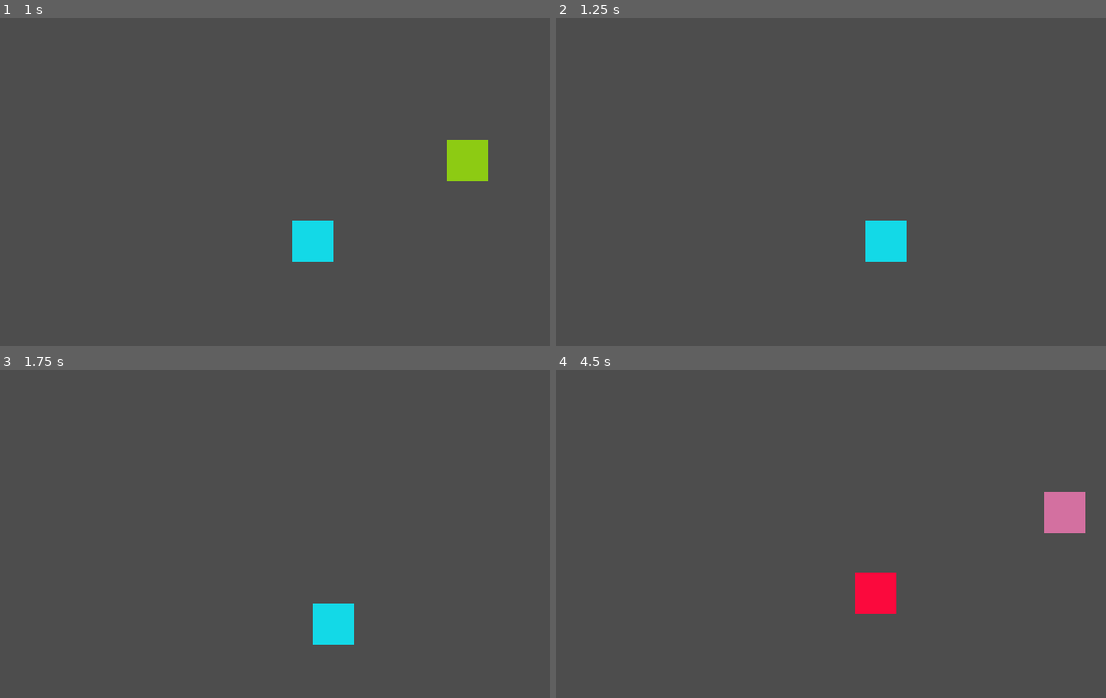
Above: before the commit, frames 1-4 (two rows, left to right).
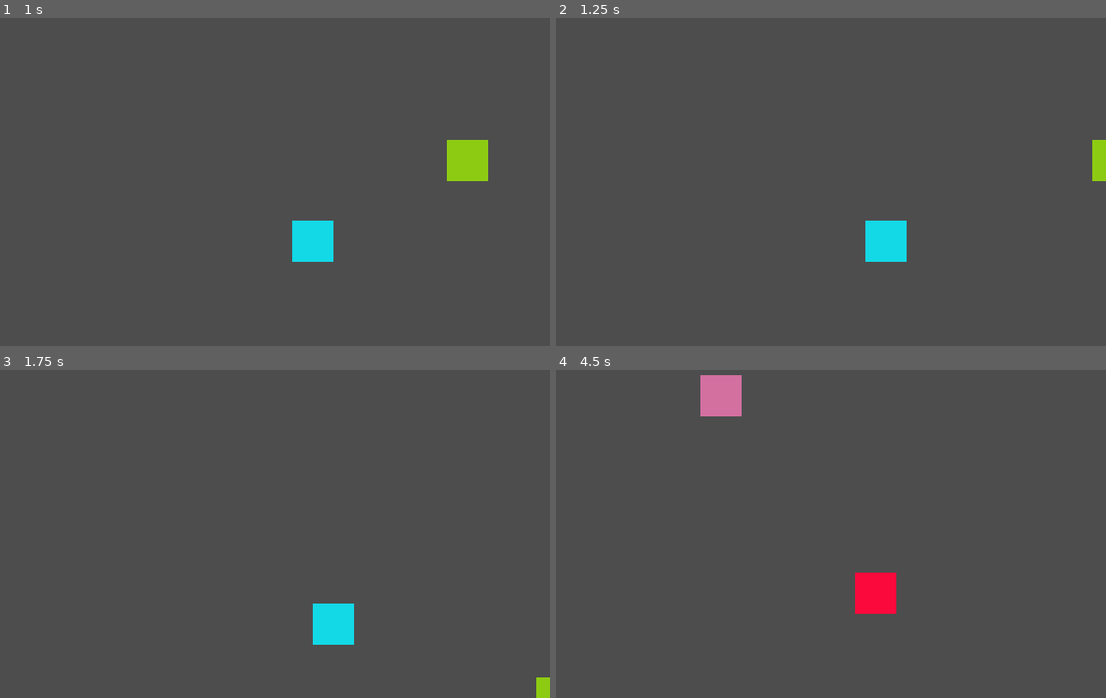
Above: after the commit, the same moments.

Repository: dkamary/godot-batman-001
Game: Godot game, scene res://sandbox/sandbox.tscn
Same seed, same stepped clock (60 frames per second), same inputs: the game is played once before the commit and once after it. The project has no main scene, so this scene is started directly.
Inputs:
- Up to frame 1 (1 s): tap Enter at 0.5 s; hold Right (ui_right) from 0.53 s (still down); tap J at 0.6 s; tap K (jump, bound only after the commit) at 0.77 s; tap L at 0.8 s
- Up to frame 2 (1.25 s): keep holding Right (ui_right); tap K (jump, bound only after the commit) at 1.07 s
- Up to frame 3 (1.75 s): release Right (ui_right) at 1.28 s; hold Down (ui_down) from 1.28 s (still down); tap L at 1.35 s; tap K (jump, bound only after the commit) at 1.52 s; tap Space at 1.55 s
- Up to frame 4 (4.5 s): tap K (jump, bound only after the commit) at 1.82, 3.02, 3.05, 3.32, 3.6, 3.77, 4.07 s; release Down (ui_down) at 2.03 s; hold Right (ui_right) 2.03-2.78 s; tap Space at 2.1 s; tap Enter at 2.3, 2.85 s; hold Up (ui_up) 2.78-3.53 s; hold Left (ui_left) from 3.53 s (still down); tap J at 3.8, 4.35 s

Frame 1 is identical in both runs. In frame 2, 0.3% of the frame differs, in the area x 97-100%, y 37-50%; in frame 3, 0.2%; in frame 4, 1.9%, in the area x 26-97%, y 1-50%.

Commit message:
feat: add core systems, player input config, global game state, and sandbox test scenes

Diff:
--- /dev/null
+++ b/autoload/game.gd
@@ -0,0 +1,72 @@
+extends Node
+## Etat global de la partie. le HUD l'écoute via ses signaux (patron Observateur)
+
+signal score_changed(score: int)
+signal lives_changed(lives: int)
+signal credits_changed(credits: int)
+signal weapon_changed(weapon_id: StringName, level: int)
+
+enum Hero { BATMAN, ROBIN }
+
+const START_LIVES : int = 2
+const START_CREDITS: int = 6
+const MAX_WEAPON_LEVEL : int = 7
+
+var extra_life_every : int = 20000
+
+var hero: Hero = Hero.BATMAN
+var score: int = 0
+var lives: int = START_LIVES
+var credits: int = START_CREDITS
+var credits_settings: int = START_CREDITS
+var weapon_id: StringName = &"batarang"
+var weapon_level: int = 1
+var current_section: String = "" ## chemin de la section en cours : point de reprise du "CONTINUE"
+var _next_extra_life : int = 0
+
+func new_game(selected: Hero) -> void:
+	hero = selected
+	credits = credits_settings
+	_reset_run()
+
+func continue_game() -> bool:
+	## Renvoie false s'il n'y a plus de crédit
+	if credits <= 0:
+		return false
+	credits -= 1
+	credits_changed.emit(credits)
+	_reset_run()
+	return true
+
+func _reset_run() -> void:
+	score = 0
+	lives = START_LIVES
+	weapon_id = &"batarang"
+	weapon_level = 1
+	_next_extra_life = extra_life_every
+	score_changed.emit(score)
+	lives_changed.emit(lives)
+	weapon_changed.emit(weapon_id, weapon_level)
+
+func add_score(points: int) -> void:
+	score += points
+	score_changed.emit(score)
+	while extra_life_every > 0 and score >= _next_extra_life:
+		_next_extra_life += extra_life_every
+		add_life()
+
+func add_life() -> void:
+	lives += 1
+	lives_changed.emit(lives)
+
+func lose_life() -> bool:
+	if lives <= 0:
+		return false
+	lives -= 1
+	lives_changed.emit(lives)
+	return true
+
+func set_weapon(id: StringName, level: int) -> void:
+	weapon_id = id
+	weapon_level = level
+	weapon_changed.emit(weapon_id, weapon_level)
--- /dev/null
+++ b/core/health.gd
@@ -0,0 +1,38 @@
+class_name Health
+extends Node
+## Points de vie générique: Joueurs, Enemis et Boss
+
+signal changed(current: int, maximum: int)
+signal damaged(amount: int)
+signal died
+
+@export var max_health: int = 8
+var current: int = 0
+var invincible: bool = false
+
+# Called when the node enters the scene tree for the first time.
+func _ready() -> void:
+	current = max_health
+
+func is_dead() -> bool:
+	return current <= 0
+
+func damage(amount: int) -> void:
+	if invincible or is_dead() or amount <= 0:
+		return
+
+	current = maxi(current - amount, 0)
+	damaged.emit(amount)
+	changed.emit(current, max_health)
+	if (current == 0):
+		died.emit()
+
+func heal(amount: int) -> void:
+	if is_dead():
+		return
+	current = mini(current + amount, max_health)
+	changed.emit(current, max_health)
+
+func reset() -> void:
+	current = max_health
+	changed.emit(current, max_health)
--- /dev/null
+++ b/core/hitbox.gd
@@ -0,0 +1,38 @@
+class_name Hitbox
+extends Area2D
+## Zone qui inflige des dégats aux Hurtbox présentes dans son masque de collision
+
+signal landed(hurtbox: Hurtbox)
+
+@export var damage: int = 1
+
+## Poussées appliquée à la cible (x orienté vers l'avant de l'attaquant)
+@export var knockback : Vector2 = Vector2(120, -80)
+
+## Pour un projectile: se désactive après le premier impact
+@export var single_hit: bool = false
+
+## Sens de l'attaquant: 1 vers la doite, -1 ver la gauche (mis à jour par le porteur)
+var facing: int = 1
+
+var _already_hit: Array[Hurtbox] = []
+
+func _ready() -> void:
+	monitorable = false # personne n'a besoin de voir une hitbox
+	area_entered.connect(_on_area_entered)
+
+func reset_hits() -> void:
+	_already_hit.clear()
+
+func _on_area_entered(area: Area2D) -> void:
+	var hurtbox : Hurtbox = area as Hurtbox
+	if hurtbox == null or hurtbox in _already_hit:
+		return
+	_already_hit.append(hurtbox)
+	if hurtbox.take_hit(self):
+		landed.emit(hurtbox)
+		if single_hit:
+			set_deferred("monitoring", false)
+
+func get_knockback() -> Vector2:
+	return Vector2(knockback.x * facing, knockback.y)
--- /dev/null
+++ b/core/hurtbox.gd
@@ -0,0 +1,21 @@
+class_name Hurtbox
+extends Area2D
+## Zone vulnérable. Ne détecte rien d'elle-même : ce sont les Hitbox qui la trouvent.
+
+signal hurt(hitbox: Hitbox)
+
+@export var health: Health
+var invincible: bool = false
+
+# Called when the node enters the scene tree for the first time.
+func _ready() -> void:
+	monitoring = false	# Une hurtbox est "vue", elle ne regarde pas
+
+func take_hit(hitbox: Hitbox) -> bool:
+	## Renvoie true si le coup a porté
+	if invincible or (health != null and health.is_dead()):
+		return false
+	if health != null:
+		health.damage(hitbox.damage)
+	hurt.emit(hitbox)
+	return true
--- /dev/null
+++ b/core/layers.gd
@@ -0,0 +1,11 @@
+class_name Layers
+# Masque de bits des couches physiques (cuche n => bit n-1).
+
+const WORLD := 1 << 0
+const PLATFORM := 1 << 1
+const PLAYER_BODY := 1 << 2
+const ENEMY_BODY := 1 << 3
+const PLAYER_HURTBOX := 1 << 4
+const ENEMY_HURTBOX := 1 << 5
+const PICKUPS := 1 << 6
+const LEDGES := 1 << 7
--- a/project.godot
+++ b/project.godot
@@ -14,6 +14,10 @@
 config/features=PackedStringArray("4.7", "Mobile")
 config/icon="res://icon.svg"
 
+[autoload]
+
+Game="*uid://dxs62xtf2w87f"
+
 [display]
 
 window/size/viewport_width=320
@@ -22,6 +26,34 @@
 window/size/window_height_override=896
 window/stretch/mode="viewport"
 window/stretch/scale_mode="integer"
+
+[input]
+
+jump={
+"deadzone": 0.2,
+"events": [Object(InputEventKey,"resource_local_to_scene":false,"resource_name":"","device":-1,"window_id":0,"alt_pressed":false,"shift_pressed":false,"ctrl_pressed":false,"meta_pressed":false,"pressed":false,"keycode":0,"physical_keycode":75,"key_label":0,"unicode":107,"location":0,"echo":false,"script":null)
+, Object(InputEventKey,"resource_local_to_scene":false,"resource_name":"","device":-1,"window_id":0,"alt_pressed":false,"shift_pressed":false,"ctrl_pressed":false,"meta_pressed":false,"pressed":false,"keycode":0,"physical_keycode":32,"key_label":0,"unicode":32,"location":0,"echo":false,"script":null)
+]
+}
+
+[layer_names]
+
+2d_render/layer_1="world"
+2d_render/layer_2="platform"
+2d_render/layer_3="player_body"
+2d_render/layer_4="enemy_body"
+2d_render/layer_5="player_hurtbox"
+2d_render/layer_6="enemy_hurtbox"
+2d_render/layer_7="pickups"
+2d_render/layer_8="ledges"
+2d_physics/layer_1="World"
+2d_physics/layer_2="Platforms"
+2d_physics/layer_3="player_body"
+2d_physics/layer_4="enemy_body"
+2d_physics/layer_5="player_hurtbox"
+2d_physics/layer_6="enemy_hurtbox"
+2d_physics/layer_7="pickups"
+2d_physics/layer_8="ledges"
 
 [physics]
 
--- a/sandbox/box.gd
+++ b/sandbox/box.gd
@@ -2,13 +2,18 @@
 # Mon premier script: un carré qui se déplace avec les flèches
 
 @export var speed :float = 120.0 #pixel par seconde, modifiable dans l'inspecteur
+@export var color_period :float = 1.0
+
+@onready var timer: Timer = $Timer
 
 func _ready() -> void:
 	print("Bonjour depuis ", name)
+	timer.wait_time = color_period
 
-func _process(delta: float) -> void:
+func _physics_process(delta: float) -> void:
 	var dir :Vector2 = Input.get_vector("ui_left", "ui_right", "ui_up", "ui_down")
 	position += dir * speed * delta
+	position = position.clamp(Vector2.ZERO, Vector2(320, 224))
 
 
 func _on_timer_timeout() -> void:
--- /dev/null
+++ b/sandbox/hit_test.gd
@@ -0,0 +1,15 @@
+extends Node2D
+## Banc d'essai: un point qui traverse une cible en boucle
+
+@onready var fist: Node2D = $Fist
+@onready var health: Health = $Target/Health
+
+func _ready() -> void:
+	health.damaged.connect(func(a: int) -> void: print("Touché ! -", a, " -> reste ", health.current))
+	health.died.connect(func() -> void: print("Cible détruite!"))
+
+func _physics_process(delta: float) -> void:
+	fist.position.x += 80.0 * delta
+	if fist.position.x > 300.0:
+		fist.position.x = 20.0
+		$Fist/Hitbox.reset_hits()
--- /dev/null
+++ b/sandbox/hit_test.tscn
@@ -0,0 +1,59 @@
+[gd_scene format=3 uid="uid://c6h5hqgns2ajp"]
+
+[ext_resource type="Script" uid="uid://b4g2x006ct2m0" path="res://sandbox/hit_test.gd" id="1_j8f8d"]
+[ext_resource type="Script" uid="uid://c0qyher2h7ra2" path="res://core/health.gd" id="1_nar4s"]
+[ext_resource type="Script" uid="uid://bkqc7fhtbhayr" path="res://core/hurtbox.gd" id="2_j8f8d"]
+[ext_resource type="Script" uid="uid://d1uclal4k7e8x" path="res://core/hitbox.gd" id="3_kmsyy"]
+
+[sub_resource type="RectangleShape2D" id="RectangleShape2D_yhv2j"]
+size = Vector2(40, 39)
+
+[sub_resource type="RectangleShape2D" id="RectangleShape2D_jl2fb"]
+size = Vector2(39, 37)
+
+[node name="HitTest" type="Node2D" unique_id=1547650429]
+script = ExtResource("1_j8f8d")
+
+[node name="Target" type="Node2D" parent="." unique_id=373242995]
+position = Vector2(200, 112)
+
+[node name="Health" type="Node" parent="Target" unique_id=327234803]
+script = ExtResource("1_nar4s")
+max_health = 3
+metadata/_custom_type_script = "uid://c0qyher2h7ra2"
+
+[node name="Hurtbox" type="Area2D" parent="Target" unique_id=1311433585 node_paths=PackedStringArray("health")]
+collision_layer = 32
+collision_mask = 0
+script = ExtResource("2_j8f8d")
+health = NodePath("../Health")
+metadata/_custom_type_script = "uid://bkqc7fhtbhayr"
+
+[node name="CollisionShape2D" type="CollisionShape2D" parent="Target/Hurtbox" unique_id=576077053]
+shape = SubResource("RectangleShape2D_yhv2j")
+
+[node name="ColorRect" type="ColorRect" parent="Target" unique_id=1122222073]
+offset_left = -21.0
+offset_top = -20.0
+offset_right = 19.0
+offset_bottom = 20.0
+color = Color(1, 0, 0, 1)
+
+[node name="Fist" type="Node2D" parent="." unique_id=685803593]
+position = Vector2(20, 112)
+
+[node name="Hitbox" type="Area2D" parent="Fist" unique_id=2026976569]
+collision_layer = 0
+collision_mask = 32
+script = ExtResource("3_kmsyy")
+metadata/_custom_type_script = "uid://d1uclal4k7e8x"
+
+[node name="CollisionShape2D" type="CollisionShape2D" parent="Fist/Hitbox" unique_id=1921151896]
+shape = SubResource("RectangleShape2D_jl2fb")
+
+[node name="ColorRect" type="ColorRect" parent="Fist" unique_id=1567783449]
+offset_left = -18.0
+offset_top = -20.0
+offset_right = 22.0
+offset_bottom = 20.0
+color = Color(0, 0, 1, 1)
--- /dev/null
+++ b/sandbox/observer_test.gd
@@ -0,0 +1,15 @@
+extends Node2D
+
+
+# Called when the node enters the scene tree for the first time.
+func _ready() -> void:
+	Game.score_changed.connect(func(s: int) -> void: print("Score: ", s))
+	Game.lives_changed.connect(func(l: int) -> void: print("Vies: ", l))
+
+	Game.add_score(15000)
+	Game.add_score(6000) ## On franchit le palier de 20 000 => une vie en plus
+
+
+# Called every frame. 'delta' is the elapsed time since the previous frame.
+func _process(delta: float) -> void:
+	pass
--- /dev/null
+++ b/sandbox/observer_test.tscn
@@ -0,0 +1,6 @@
+[gd_scene format=3 uid="uid://drb1efrk5xo7i"]
+
+[ext_resource type="Script" uid="uid://cey5qqiyjg2x4" path="res://sandbox/observer_test.gd" id="1_u5j2h"]
+
+[node name="ObserverTest" type="Node2D" unique_id=24616633]
+script = ExtResource("1_u5j2h")
--- /dev/null
+++ b/tools/setup_inputs.gd
@@ -0,0 +1,38 @@
+@tool
+extends EditorScript
+## Crée les actions d'entrée du projet. À exécuter une seule fois (Fichier > Exécuter)
+## Puis Projet > Recharger le projet en cours.
+
+func _run() -> void:
+	var actions : Dictionary = {
+		"move_left": [_key(KEY_LEFT), _key(KEY_A), _pad(JOY_BUTTON_DPAD_LEFT), _axis(JOY_AXIS_LEFT_X, -1.0)],
+		"move_right": [_key(KEY_RIGHT), _key(KEY_D), _pad(JOY_BUTTON_DPAD_RIGHT), _axis(JOY_AXIS_LEFT_X, 1.0)],
+		"move_up": [_key(KEY_UP), _key(KEY_W), _pad(JOY_BUTTON_DPAD_UP), _axis(JOY_AXIS_LEFT_Y, -1.0)],
+		"move_down": [_key(KEY_DOWN), _key(KEY_S), _pad(JOY_BUTTON_DPAD_DOWN), _axis(JOY_AXIS_LEFT_Y, 1.0)],
+		"attack": [_key(KEY_J), _key(KEY_L), _pad(JOY_BUTTON_X), _pad(JOY_BUTTON_B)],
+		"jump": [_key(KEY_K), _key(KEY_SPACE), _pad(JOY_BUTTON_A)],
+		"start": [_key(KEY_ENTER), _pad(JOY_BUTTON_START)],
+	}
+	for action_name: String in actions:
+		ProjectSettings.set_setting("input/" + action_name, {
+			"deadzone": 0.4,
+			"events": actions[action_name]
+		})
+	ProjectSettings.save()
+	print("Actions créées : ", actions.keys())
+
+func _key(code: Key) -> InputEventKey:
+	var e := InputEventKey.new()
+	e.physical_keycode = code
+	return e
+
+func _pad(button: JoyButton) -> InputEventJoypadButton:
+	var e := InputEventJoypadButton.new()
+	e.button_index = button
+	return e
+
+func _axis(axis: JoyAxis, value: float) -> InputEventJoypadMotion:
+	var e := InputEventJoypadMotion.new()
+	e.axis = axis
+	e.axis_value = value
+	return e
Not shown, added: autoload/game.gd.uid
Not shown, added: core/health.gd.uid
Not shown, added: core/hitbox.gd.uid
Not shown, added: core/hurtbox.gd.uid
Not shown, added: core/layers.gd.uid
Not shown, added: sandbox/hit_test.gd.uid
Not shown, added: sandbox/observer_test.gd.uid
Not shown, added: tools/setup_inputs.gd.uid
